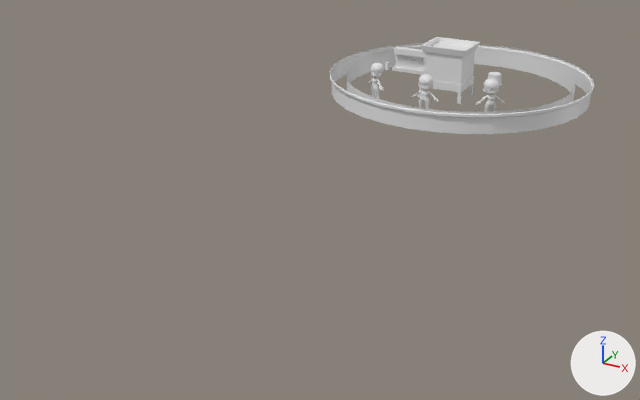
An edit to the Blender file concessions.blend, drawn before and after from the same camera.
One viewpoint serves both versions: a 50 mm lens placed at (14.8, -13.9, 13.1), pointed at (-0.9, 14.8, -1.2). The axes (+X, +Y, +Z) are drawn at lower right. The lights are the same throughout.

Objects in the first picture: 'base_F', 'base_F.001', 'base_F.002', 'concession stand.001', 'popcorn_maker', 'soda_fountain'.
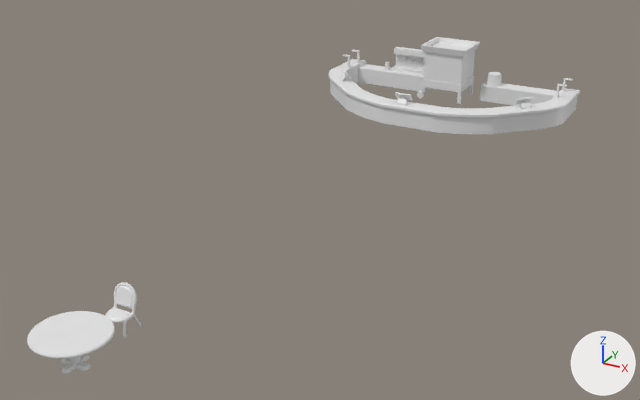
Commit message: concessions, table, chair

What differs and where, as boxes (x1, y1, x2, y2) in the pictures (640 x 400 px):
```json
{"object": "concession stand.001", "change": "deleted", "before": [330, 43, 594, 134]}
{"object": "new_concessions", "change": "added", "after": [328, 50, 580, 134]}
{"object": "table_chairs", "change": "added", "after": [27, 311, 115, 373]}
{"object": "chair", "change": "added", "after": [105, 282, 142, 339]}
{"object": "base_F.002", "change": "hidden", "before": [475, 78, 505, 112]}
{"object": "base_F", "change": "hidden", "before": [411, 74, 439, 109]}
{"object": "base_F.001", "change": "hidden", "before": [368, 63, 384, 99]}
```

The change, as JSON lines over the scene's bpy script:
```json
{"op": "add", "block": "me_circle_010", "code": ["me_circle_010 = bpy.data.meshes.new('Circle.010')", "me_circle_010.from_pydata(...)  # 420 vertices, 424 faces; spans x -0.396..0.396, y -0.575..0.236, z 0.008..1.336"]}
{"op": "add", "block": "me_circle_009", "code": ["me_circle_009 = bpy.data.meshes.new('Circle.009')", "me_circle_009.from_pydata(...)  # 328 vertices, 298 faces; spans x -1.08..1.08, y -1.08..1.08, z 0.0..0.95", "me_circle_009.polygons.foreach_set('use_smooth', [True] * 298)"]}
{"op": "add", "block": "me_circle_005_1", "code": ["me_circle_005_1 = bpy.data.meshes.new('Circle.005')", "me_circle_005_1.from_pydata(...)  # 1192 vertices, 899 faces; spans x 0.0..6.43, y -6.06..6.06, z 0.0..1.6", "me_circle_005_1.polygons.foreach_set('use_smooth', [True] * 899)"]}
{"op": "set", "path": "ob_base_f.location", "old": "(0.0, 23.17, 0.0)", "new": "(0.0, 1.29, 0.0)"}
{"op": "add", "block": "ob_base_f", "code": "ob_base_f.hide_set(True)"}
{"op": "add", "block": "ob_base_f_002", "code": "ob_base_f_002.hide_set(True)"}
{"op": "add", "block": "ob_base_f_001", "code": "ob_base_f_001.hide_set(True)"}
{"op": "remove", "block": "ob_concession_stand_001", "code": ["ob_concession_stand_001 = bpy.data.objects.new('concession stand.001', me_circle_005)", "ob_concession_stand_001.location = (0.0, 27.64, 0.0)", "ob_concession_stand_001.rotation_euler = (0.0, 0.0, -1.571)  # degrees (0, 0, -90)", "_m = ob_concession_stand_001.modifiers.new('Mirror', 'MIRROR')", "_m.use_axis = (False, False, False)"]}
{"op": "add", "block": "ob_chair", "code": ["ob_chair = bpy.data.objects.new('chair', me_circle_010)", "ob_chair.location = (0.0, 1.98, 0.0)"]}
{"op": "add", "block": "ob_table_chairs", "code": ["ob_table_chairs = bpy.data.objects.new('table_chairs', me_circle_009)", "ob_table_chairs.location = (0.0, 0.0, 0.0)"]}
{"op": "add", "block": "ob_new_concessions", "code": ["ob_new_concessions = bpy.data.objects.new('new_concessions', me_circle_005_1)", "ob_new_concessions.location = (0.0, 27.64, 0.0)", "ob_new_concessions.rotation_euler = (0.0, 0.0, -1.571)  # degrees (0, 0, -90)"]}
```
